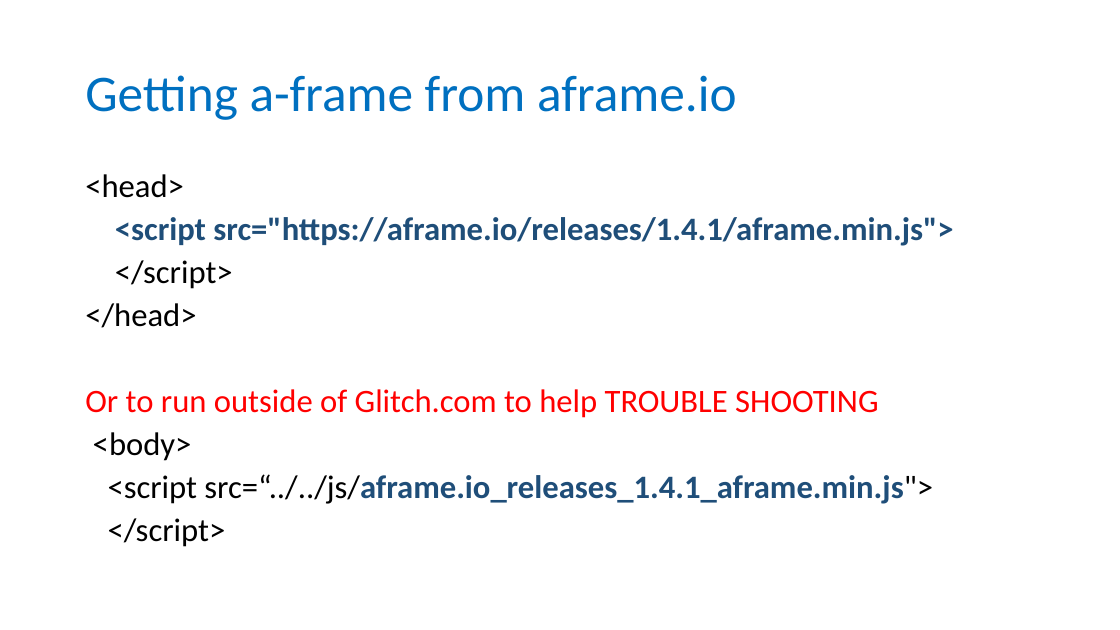
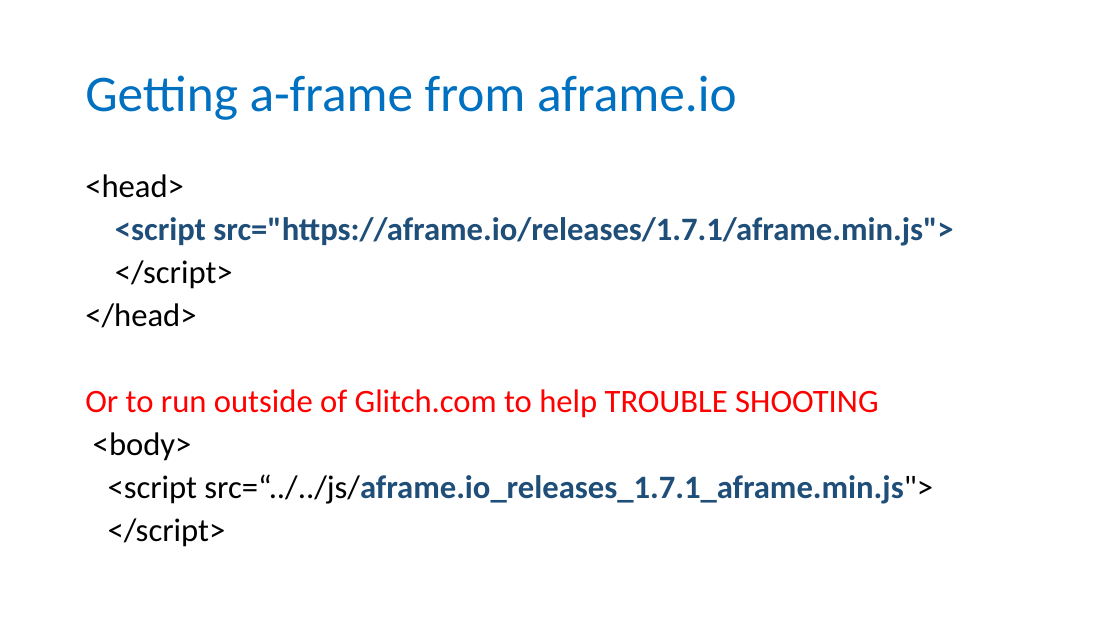
Before and after one commit to wonder-phil/UEMCON-2025, a slide deck: slide 23 of p01/VR-A-Frame-introduction.pptx. Drawn at 1120x630 pixels with LibreOffice and Linux fonts; fonts in the diff are those of the drawing. Boxes give left, top, right and bottom in pixels: in the first picture for what was removed or moved away, otherwise in the second. Text is boxed around its words. In the diff, an @@ line names an element or a change of style, - is before the commit and + after.

```diff
--- a/p01/VR-A-Frame-introduction.pptx
+++ b/p01/VR-A-Frame-introduction.pptx
@@ text at <box>115,217,953,246</box>: text changed @@
-<script src="https://aframe.io/releases/1.4.1/aframe.min.js">
+<script src="https://aframe.io/releases/1.7.1/aframe.min.js">
@@ text at <box>108,474,933,504</box>: text changed @@
-<script src=“../../js/aframe.io_releases_1.4.1_aframe.min.js">
+<script src=“../../js/aframe.io_releases_1.7.1_aframe.min.js">
```
Also in this commit, not shown: 1 other slide changed, 18 other files.
